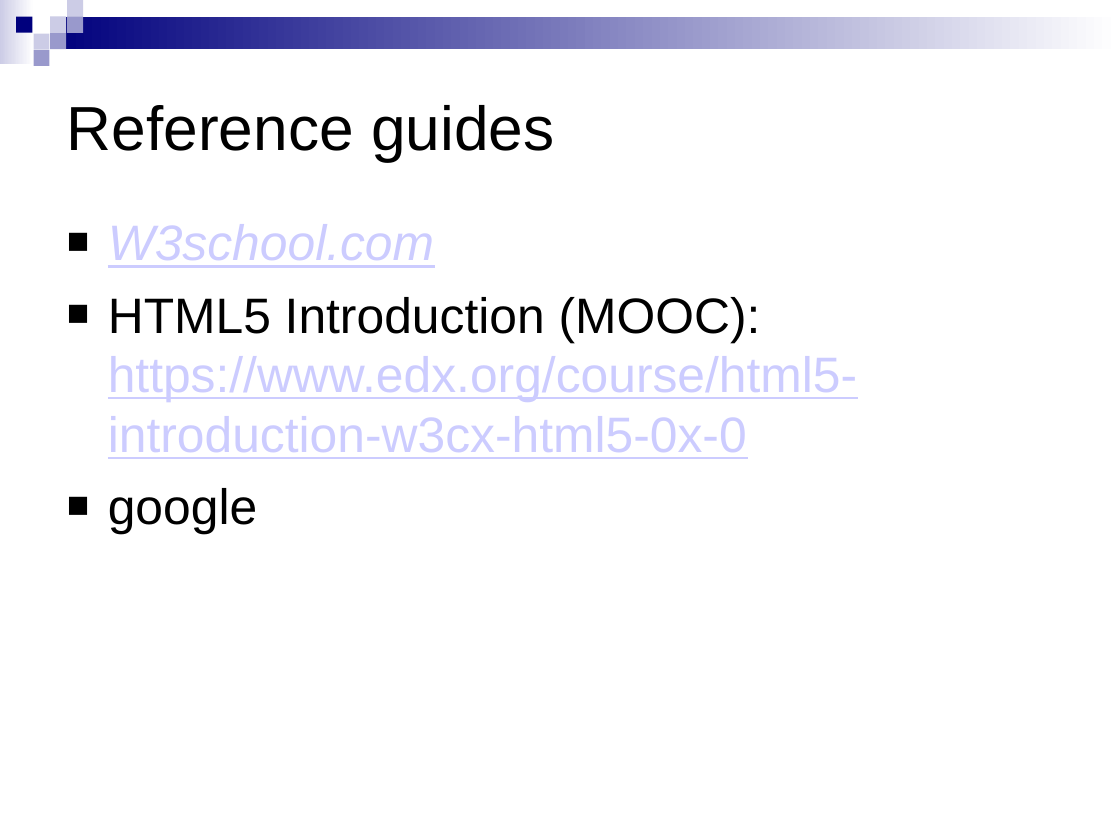
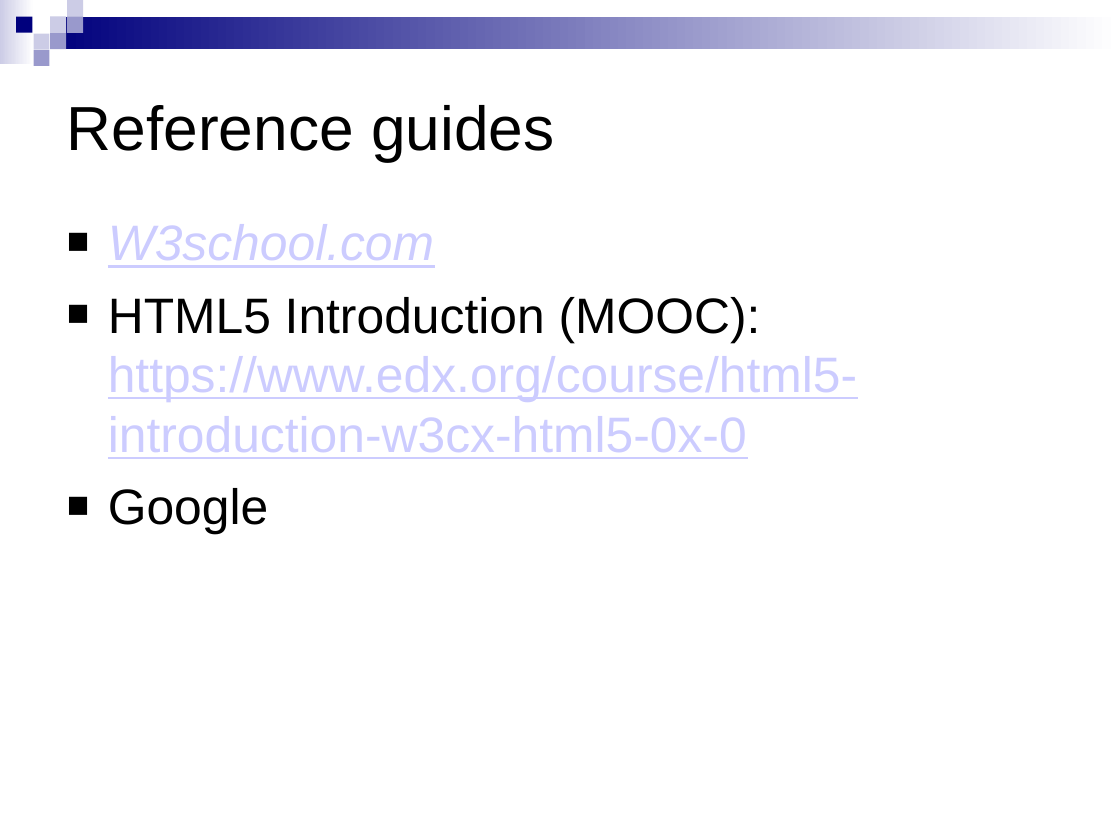
Before and after one commit to ASPteaching/WebScraping_with_R, a slide deck: slide 5 of WebScraping_course/WebScrapping-1a-HTML & CSS.pptx. Drawn at 1120x840 pixels with LibreOffice and Linux fonts; fonts in the diff are those of the drawing. Boxes give left, top, right and bottom in pixels: in the first picture for what was removed or moved away, otherwise in the second. Text is boxed around its words. In the diff, an @@ line names an element or a change of style, - is before the commit and + after.

```diff
--- a/WebScraping_course/WebScrapping-1a-HTML & CSS.pptx
+++ b/WebScraping_course/WebScrapping-1a-HTML & CSS.pptx
@@ text at (x1=108, y1=488, x2=268, y2=535): text changed @@
-■ google
+■ Google
```
Also in this commit, not shown: 10 other slides changed, 1 slide added, 8 other files.
